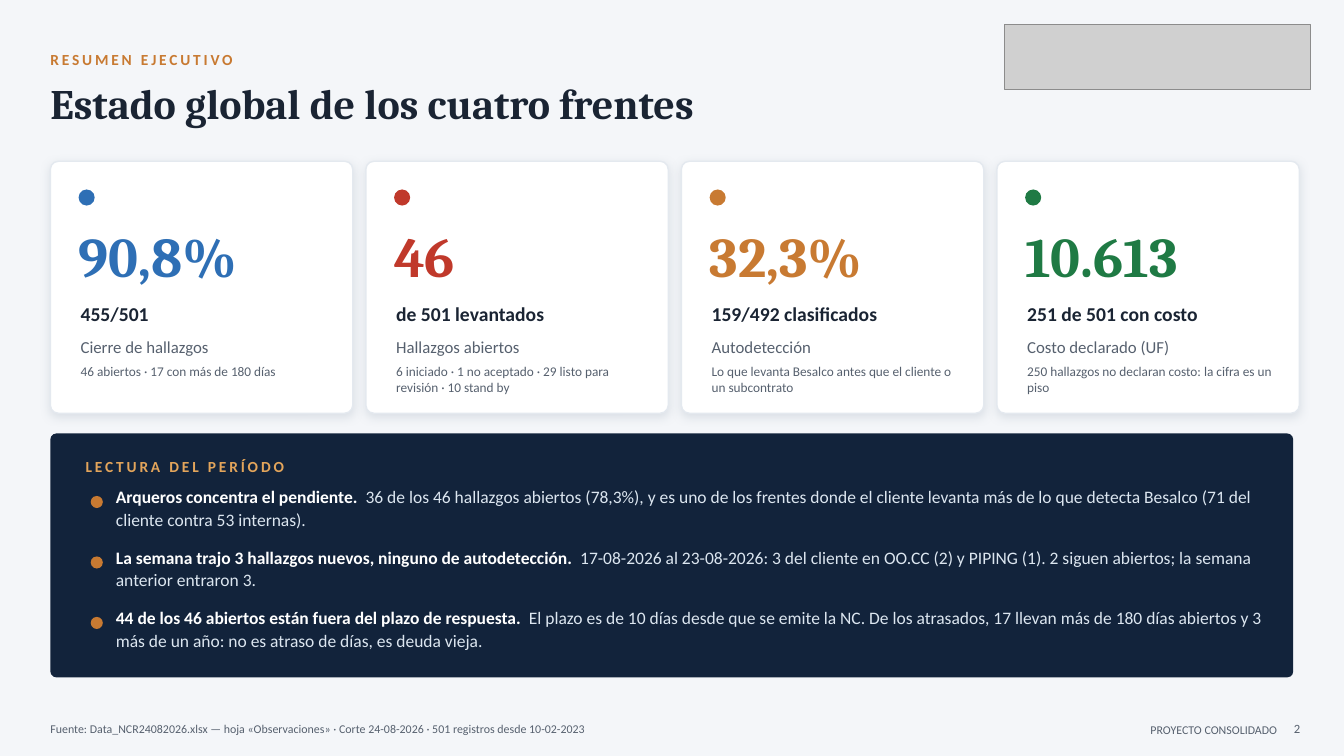
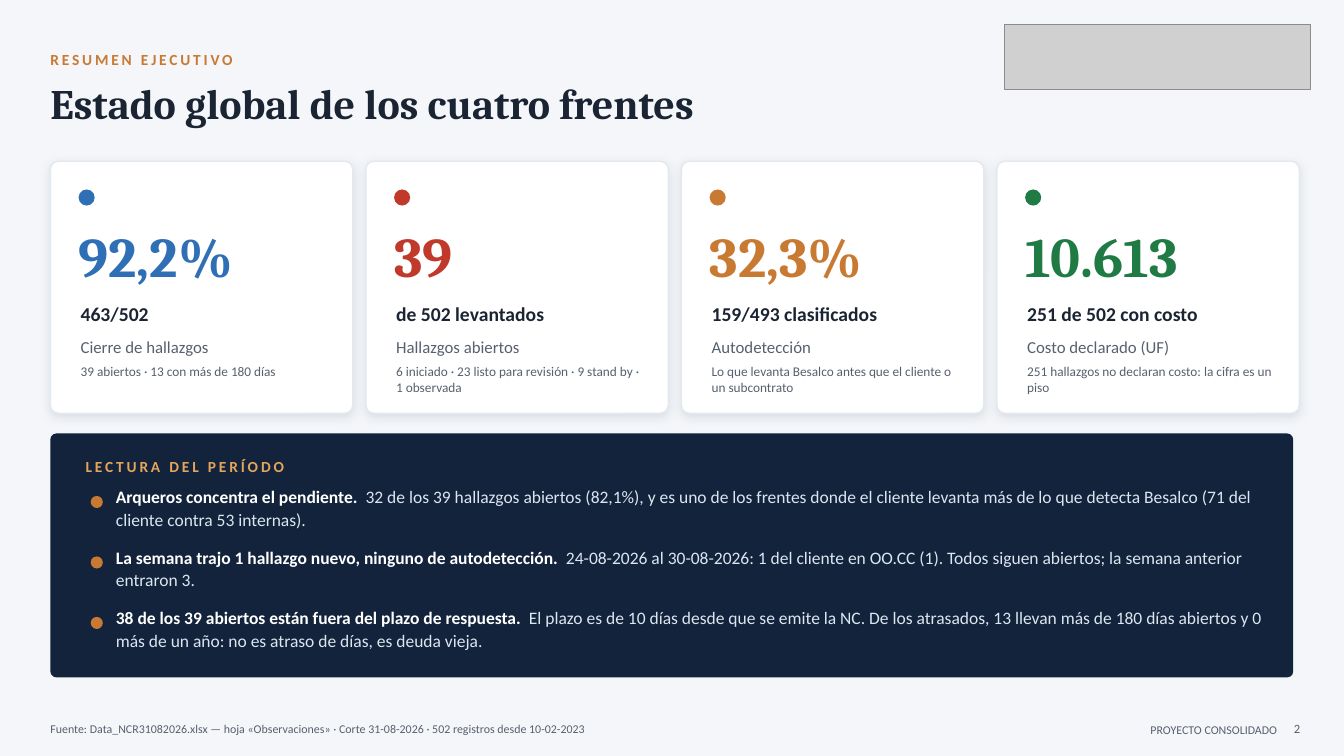
Before and after one commit to tdkvalex/Dashboard-HSEQ, a slide deck: slide 2 of modulo_nc/Panel_No_Conformidades.pptx. Drawn at 1344x756 pixels with LibreOffice and Linux fonts; fonts in the diff are those of the drawing; grey boxes stand for pictures. Boxes give left, top, right and bottom in pixels: in the first picture for what was removed or moved away, otherwise in the second. Text is boxed around its words. In the diff, an @@ line names an element or a change of style, - is before the commit and + after.

```diff
--- a/modulo_nc/Panel_No_Conformidades.pptx
+++ b/modulo_nc/Panel_No_Conformidades.pptx
@@ text at [79, 239, 233, 285]: text changed @@
-90,8%
+92,2%
@@ text at [394, 239, 452, 278]: text changed @@
-46
+39
@@ text at [81, 307, 149, 322]: text changed @@
-455/501
+463/502
@@ text at [396, 307, 544, 321]: text changed @@
-de 501 levantados
+de 502 levantados
@@ text at [712, 307, 877, 322]: text changed @@
-159/492 clasificados
+159/493 clasificados
@@ text at [1027, 307, 1197, 321]: text changed @@
-251 de 501 con costo
+251 de 502 con costo
@@ text at [81, 367, 276, 376]: text changed @@
-46 abiertos · 17 con más de 180 días
+39 abiertos · 13 con más de 180 días
@@ text at [396, 367, 633, 392]: text changed @@
-6 iniciado · 1 no aceptado · 29 listo para revisión · 10 stand by
+6 iniciado · 23 listo para revisión · 9 stand by · 1 observada
@@ text at [1027, 367, 1272, 394]: text changed @@
-250 hallazgos no declaran costo: la cifra es un piso
+251 hallazgos no declaran costo: la cifra es un piso
@@ text at [116, 490, 1251, 529]: text changed @@
-Arqueros concentra el pendiente. 36 de los 46 hallazgos abiertos (78,3%), y es uno de los frentes donde el cliente levanta más de lo que detecta Besalco (71 del cliente contra 53 internas).
+Arqueros concentra el pendiente. 32 de los 39 hallazgos abiertos (82,1%), y es uno de los frentes donde el cliente levanta más de lo que detecta Besalco (71 del cliente contra 53 internas).
@@ text at [116, 551, 1242, 586]: text changed @@
-La semana trajo 3 hallazgos nuevos, ninguno de autodetección. 17-08-2026 al 23-08-2026: 3 del cliente en OO.CC (2) y PIPING (1). 2 siguen abiertos; la semana anterior entraron 3.
+La semana trajo 1 hallazgo nuevo, ninguno de autodetección. 24-08-2026 al 30-08-2026: 1 del cliente en OO.CC (1). Todos siguen abiertos; la semana anterior entraron 3.
@@ text at [116, 611, 1261, 650]: text changed @@
-44 de los 46 abiertos están fuera del plazo de respuesta. El plazo es de 10 días desde que se emite la NC. De los atrasados, 17 llevan más de 180 días abiertos y 3 más de un año: no es atraso de días, es deuda vieja.
+38 de los 39 abiertos están fuera del plazo de respuesta. El plazo es de 10 días desde que se emite la NC. De los atrasados, 13 llevan más de 180 días abiertos y 0 más de un año: no es atraso de días, es deuda vieja.
@@ text at [50, 725, 585, 735]: text changed @@
-Fuente: Data_NCR24082026.xlsx — hoja «Observaciones» · Corte 24-08-2026 · 501 registros desde 10-02-2023
+Fuente: Data_NCR31082026.xlsx — hoja «Observaciones» · Corte 31-08-2026 · 502 registros desde 10-02-2023
```
Also in this commit, not shown: 16 other slides changed, 3 other files.
